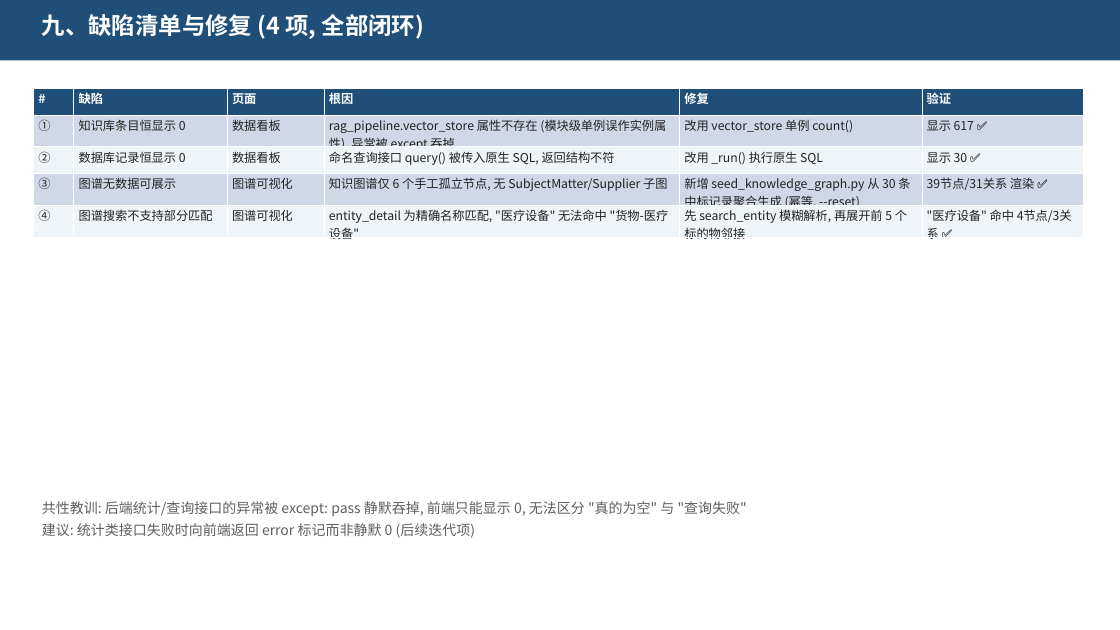
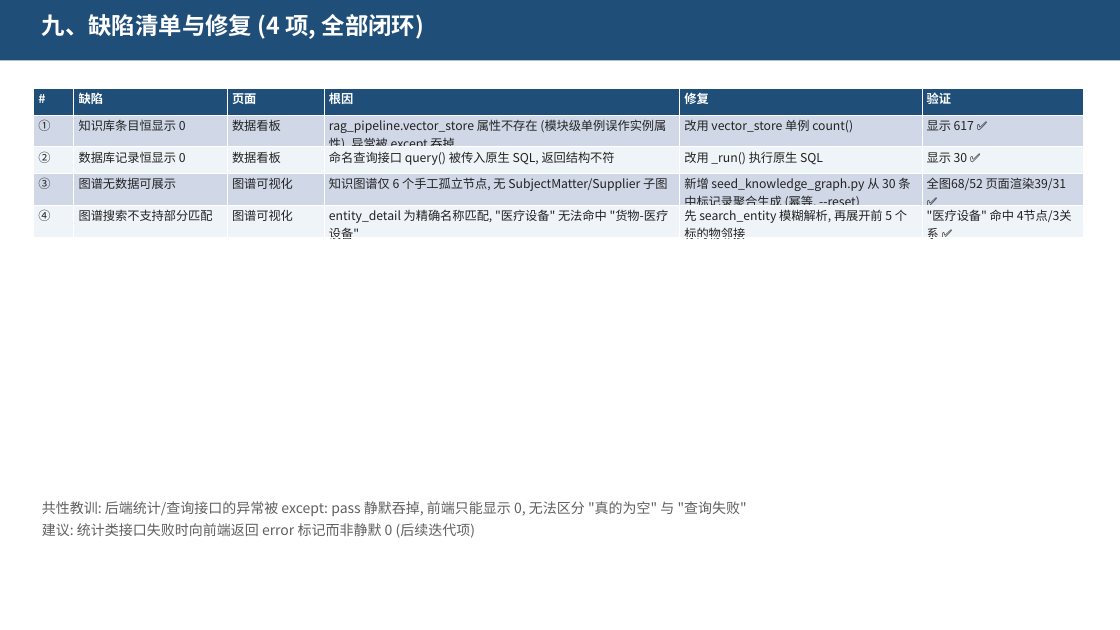
Before and after one commit to wuyang-vs/Bidding_QA_Chatbot, a slide deck: slide 10 of 前端功能测试报告.pptx. Drawn at 1120x630 pixels with LibreOffice and Linux fonts; fonts in the diff are those of the drawing. Boxes give left, top, right and bottom in pixels: in the first picture for what was removed or moved away, otherwise in the second. Text is boxed around its words. In the diff, an @@ line names an element or a change of style, - is before the commit and + after.

```diff
--- a/前端功能测试报告.pptx
+++ b/前端功能测试报告.pptx
@@ table at box(34, 88, 1083, 243) @@
-row 4, column 6: 39节点/31关系 渲染 ✅
+row 4, column 6: 全图68/52 页面渲染39/31 ✅
```
Also in this commit, not shown: 4 other slides changed, 1 other file.
